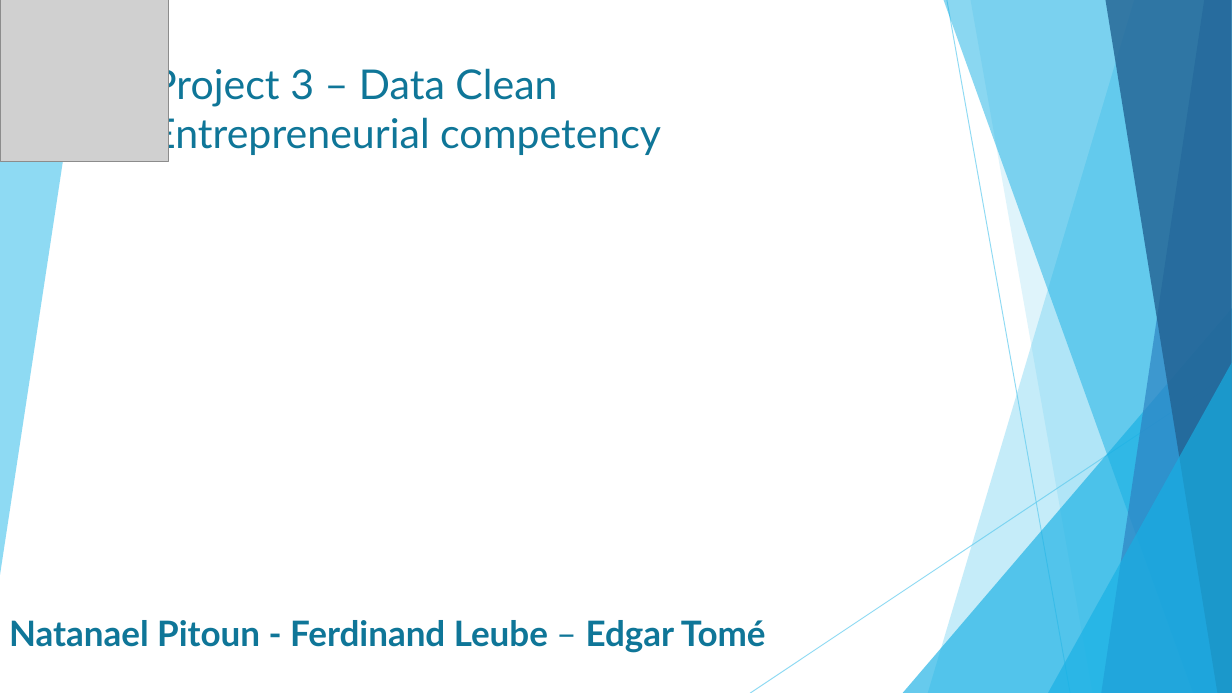
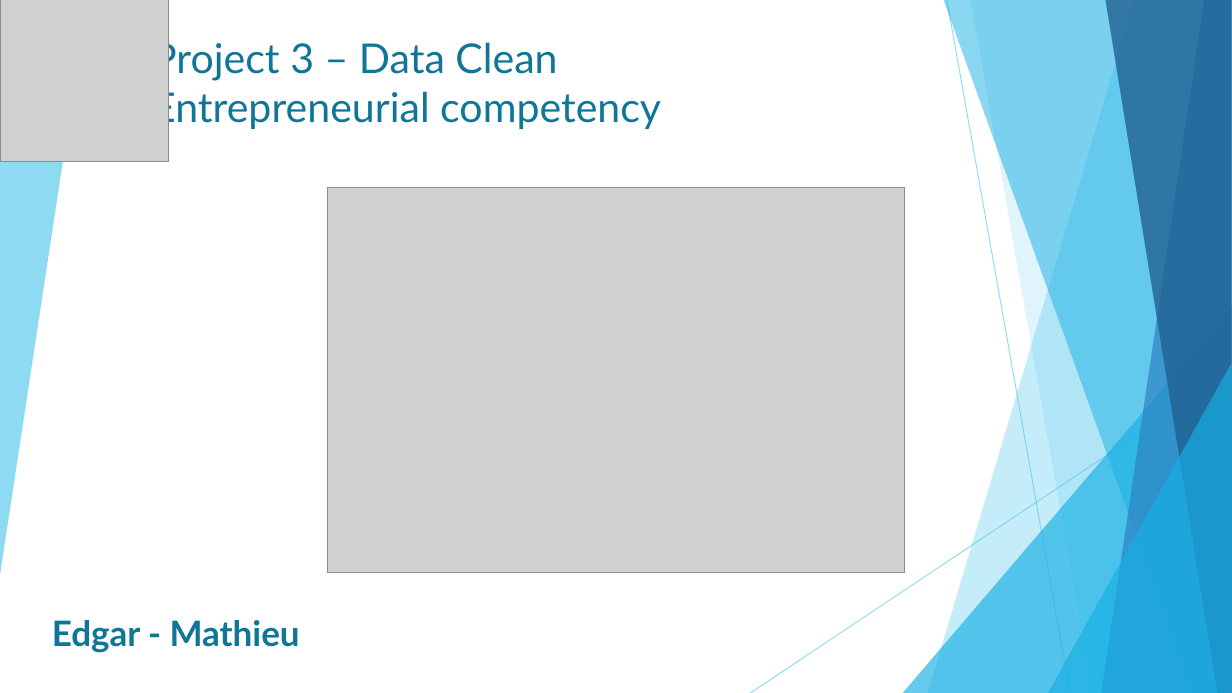
Before and after one commit to Edgart371/Project-3-Clean-Data-Entrepreneurial-Competency, a slide deck: slide 1 of Project3_Entrepreneurial competency .pptx. Drawn at 1232x693 pixels with LibreOffice and Linux fonts; fonts in the diff are those of the drawing; grey boxes stand for pictures. Boxes give left, top, right and bottom in pixels: in the first picture for what was removed or moved away, otherwise in the second. Text is boxed around its words. In the diff, an @@ line names an element or a change of style, - is before the commit and + after.

Commit message:
ppt

```diff
--- a/Project3_Entrepreneurial competency .pptx
+++ b/Project3_Entrepreneurial competency .pptx
@@ title "Project 3 – Data Clean ...": place and size @@
-title "Project 3 – Data Clean ..." at [152,63,661,156]
+title "Project 3 – Data Clean ..." at [152,37,661,130]
@@ picture added at [327,188,905,573] @@
@@ text at [52,620,300,653]: text changed @@
-Natanael Pitoun - Ferdinand Leube – Edgar Tomé
+Edgar - Mathieu
```
Also in this commit, not shown: 4 other slides changed, 3 slides added, 4 slides removed.
